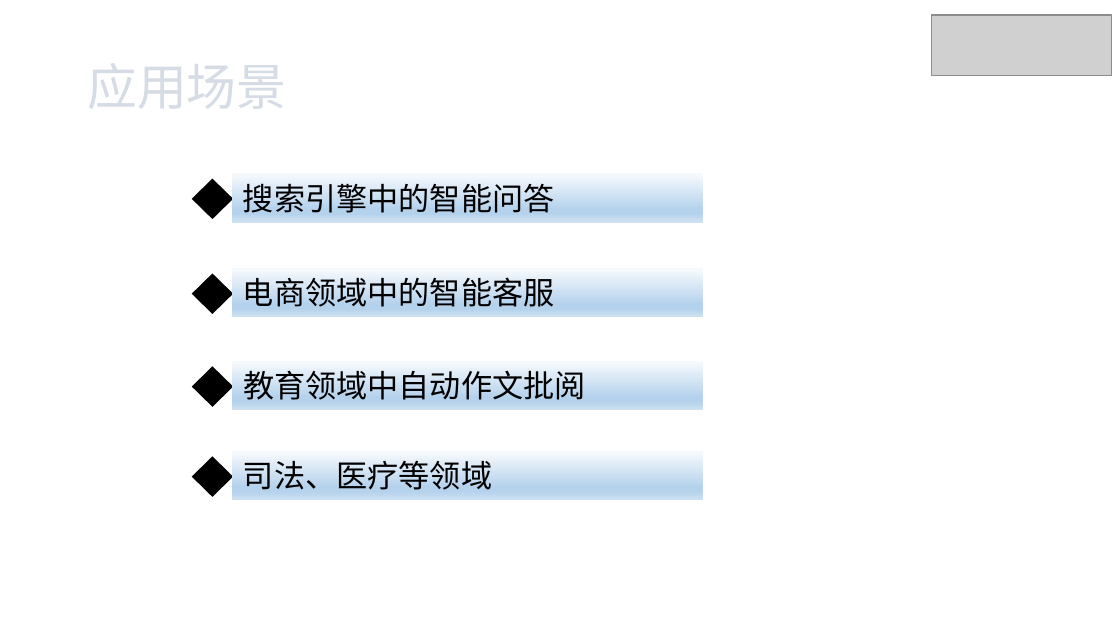
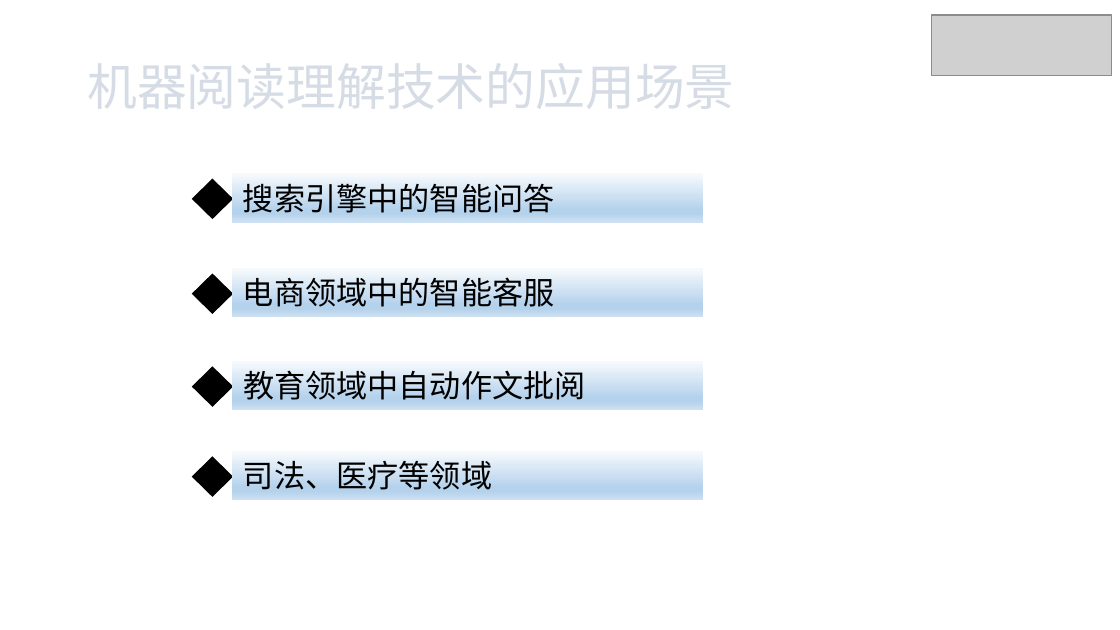
Before and after one commit to xhsun1997/ChineseMRC, a slide deck: slide 7 of 孙相会.pptx. Drawn at 1120x630 pixels with LibreOffice and Linux fonts; fonts in the diff are those of the drawing; grey boxes stand for pictures. Boxes give left, top, right and bottom in pixels: in the first picture for what was removed or moved away, otherwise in the second. Text is boxed around its words. In the diff, an @@ line names an element or a change of style, - is before the commit and + after.

```diff
--- a/孙相会.pptx
+++ b/孙相会.pptx
@@ text at box(87, 63, 734, 109): text changed @@
-应用场景
+机器阅读理解技术的应用场景
```
Also in this commit, not shown: 5 other slides changed, 1 other file.
